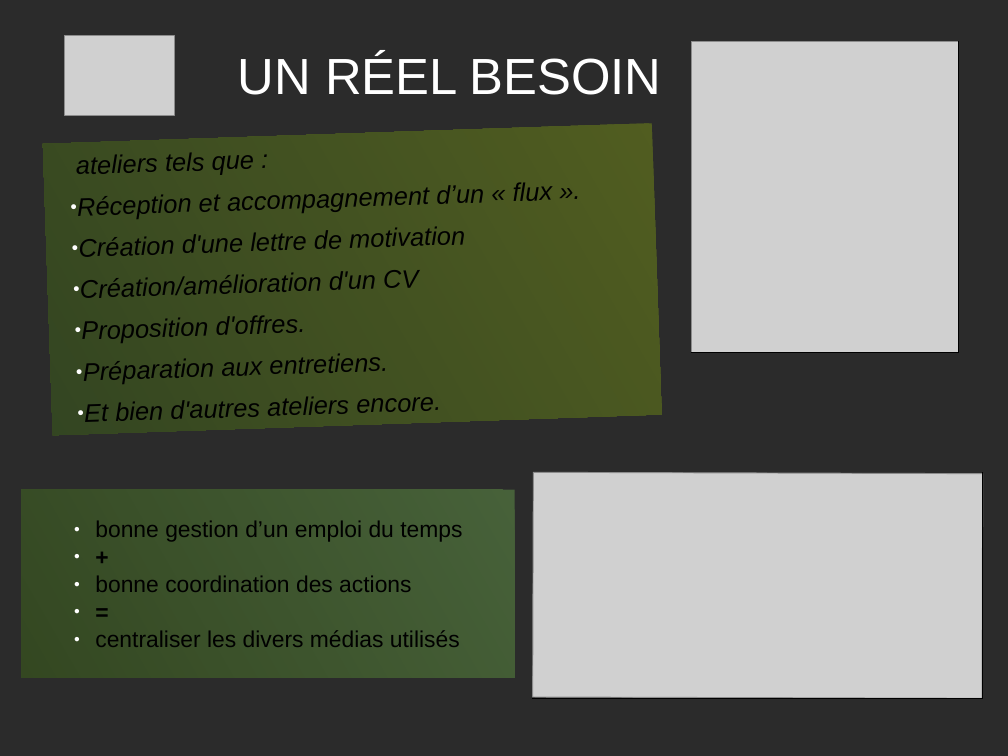
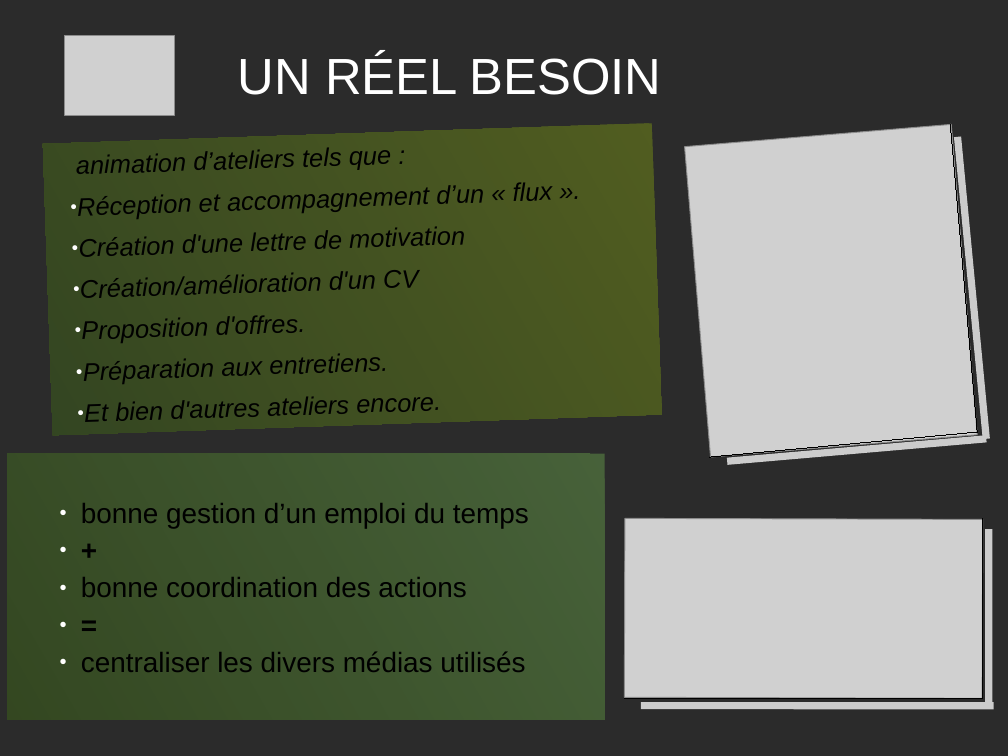
Before and after one commit to PatdeMessac/projets_certif, a slide deck: slide 3 of FACE/Presentation_projet.odp. Drawn at 1008x756 pixels with LibreOffice and Linux fonts; fonts in the diff are those of the drawing; grey boxes stand for pictures; background and template pictures are left out; a plain dark background stands for a picture behind light text. Boxes give left, top, right and bottom in pixels: in the first picture for what was removed or moved away, otherwise in the second. Text is boxed around its words. In the diff, an @@ line names an element or a change of style, - is before the commit and + after.

```diff
--- a/FACE/Presentation_projet.odp
+++ b/FACE/Presentation_projet.odp
@@ text at [76,147,391,174]: text changed @@
-ateliers tels que :
+animation d’ateliers tels que :
@@ picture at [684,125,978,458]: rotation 0 to 355 degrees @@
@@ line moved from (960, 41) - (960, 353) to (950, 124) - (978, 433) @@
@@ line added from (958, 137) to (987, 439), #CCCCCC 5.67 pt @@
@@ line moved from (692, 353) - (960, 353) to (710, 457) - (978, 432) @@
@@ line added from (727, 461) to (987, 439), #CCCCCC 5.67 pt @@
@@ rectangle "bonne gestion d’un emploi du ...": place and size @@
-rectangle "bonne gestion d’un emploi du ..." at [22,489,515,678]
+rectangle "bonne gestion d’un emploi du ..." at [7,454,606,720]
@@ rectangle "bonne gestion d’un emploi du ..." at [7,454,606,720]: size 18 to 22 pt; more space between paragraphs @@
@@ picture: place and size @@
-picture at [533,472,983,699]
+picture at [624,518,983,699]
@@ line moved from (983, 473) - (983, 699) to (983, 519) - (983, 699) @@
@@ line added from (989, 530) to (989, 702), #CCCCCC 5.67 pt @@
@@ line moved from (533, 699) - (983, 699) to (625, 699) - (983, 699) @@
@@ line added from (641, 706) to (994, 706), #CCCCCC 5.67 pt @@
```
Also in this commit, not shown: 5 other slides changed, 2 other files.
